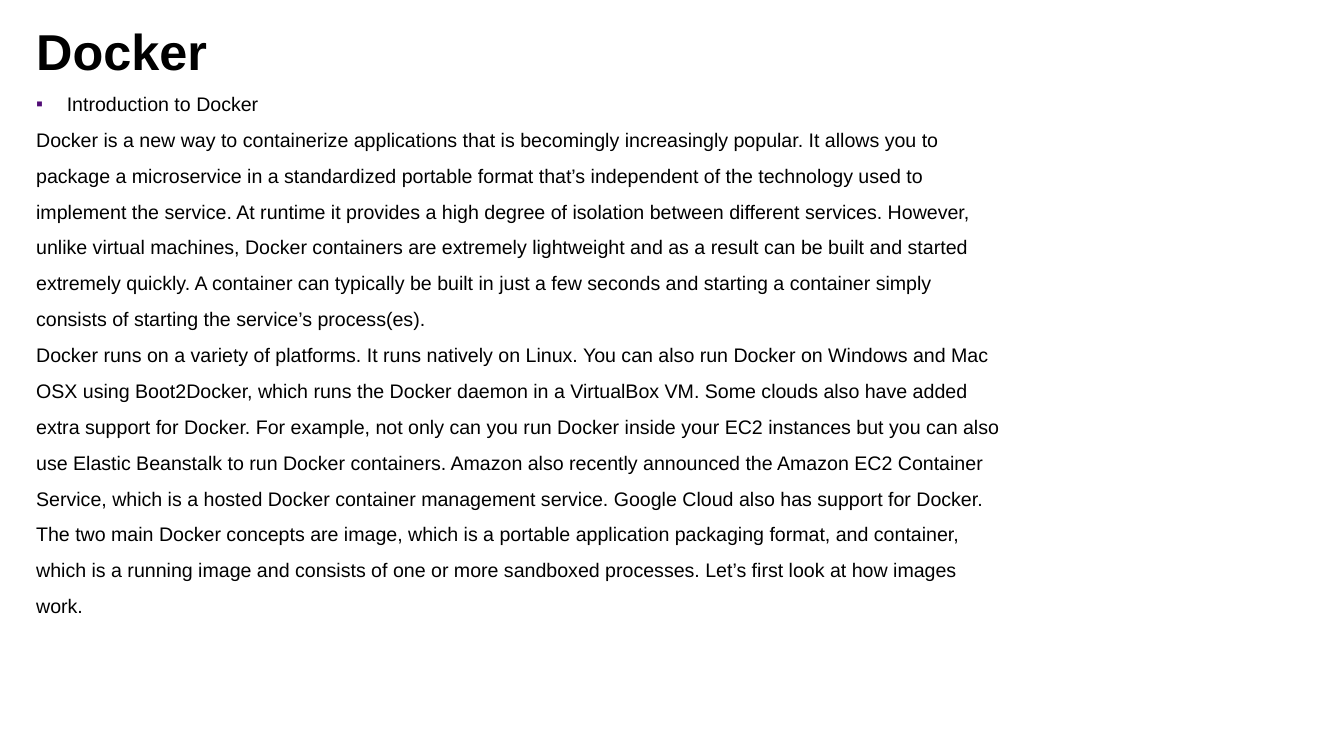
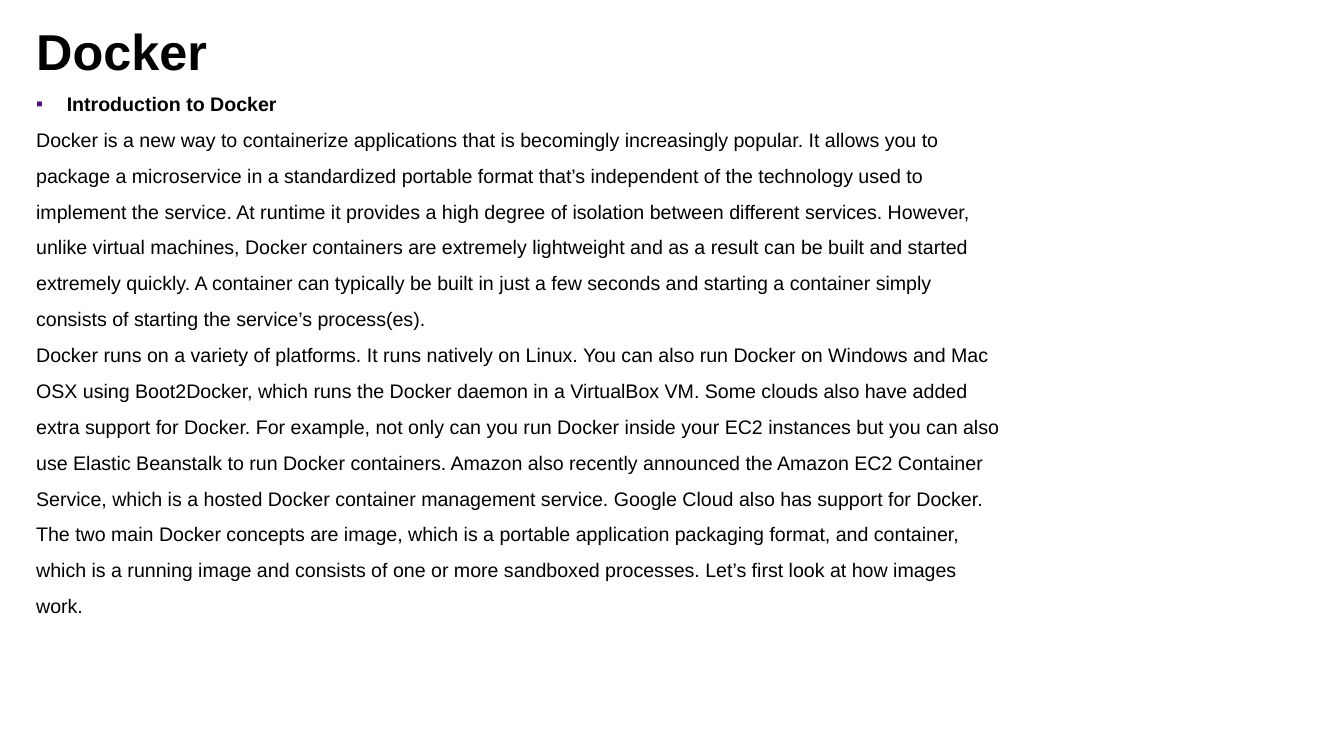
Before and after one commit to lbennardis/microS_code2016_DOCS, a slide deck: slide 21 of luigiBennardisMicroservices.pptx (slide 20 before the commit). Drawn at 1344x756 pixels with LibreOffice and Linux fonts; fonts in the diff are those of the drawing; background and template pictures are left out. Boxes give left, top, right and bottom in pixels: in the first picture for what was removed or moved away, otherwise in the second. Text is boxed around its words. In the diff, an @@ line names an element or a change of style, - is before the commit and + after.

```diff
--- a/luigiBennardisMicroservices.pptx
+++ b/luigiBennardisMicroservices.pptx
@@ text at (67, 96, 276, 112): bold on in "Introduction to Docker" @@
```
Also in this commit, not shown: 10 other slides changed, 2 slides added, 1 slide removed.
